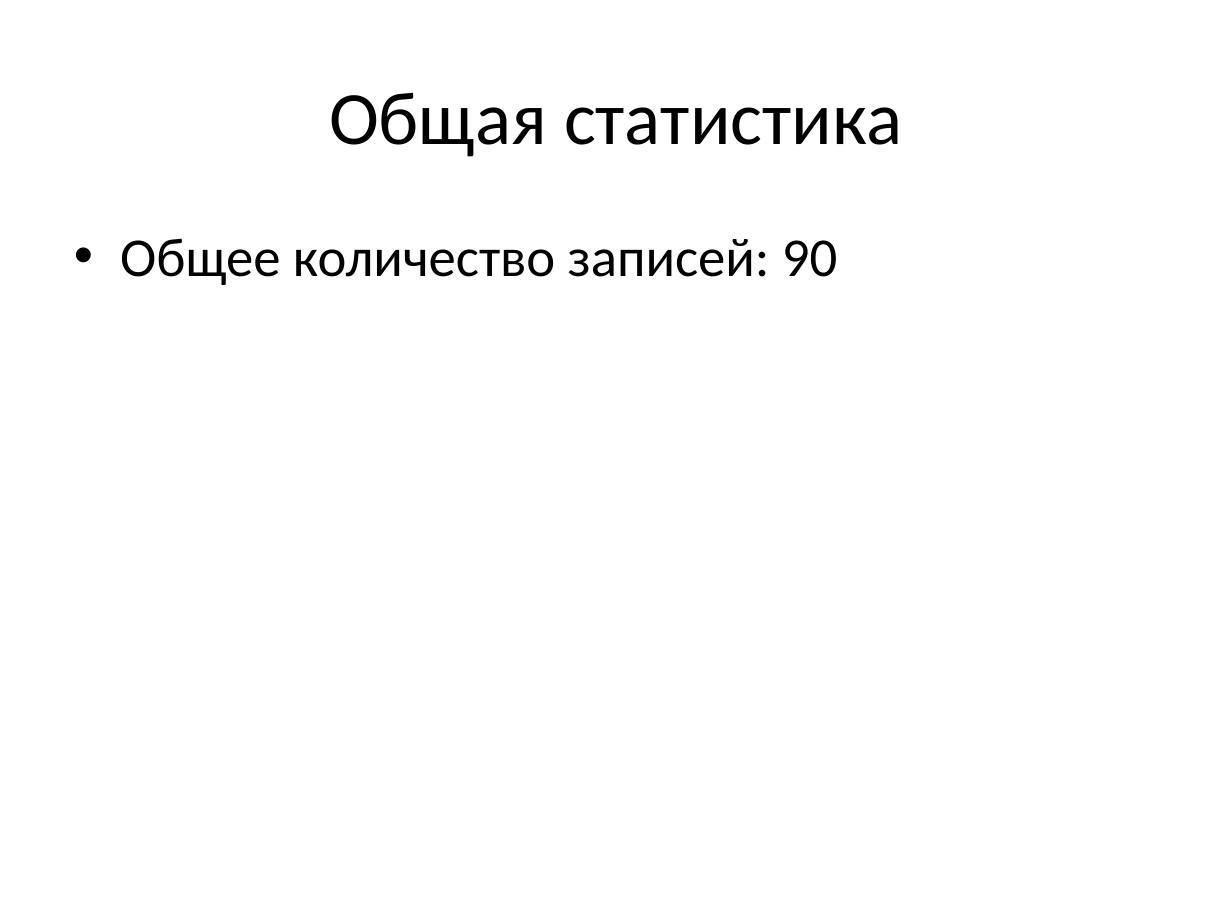
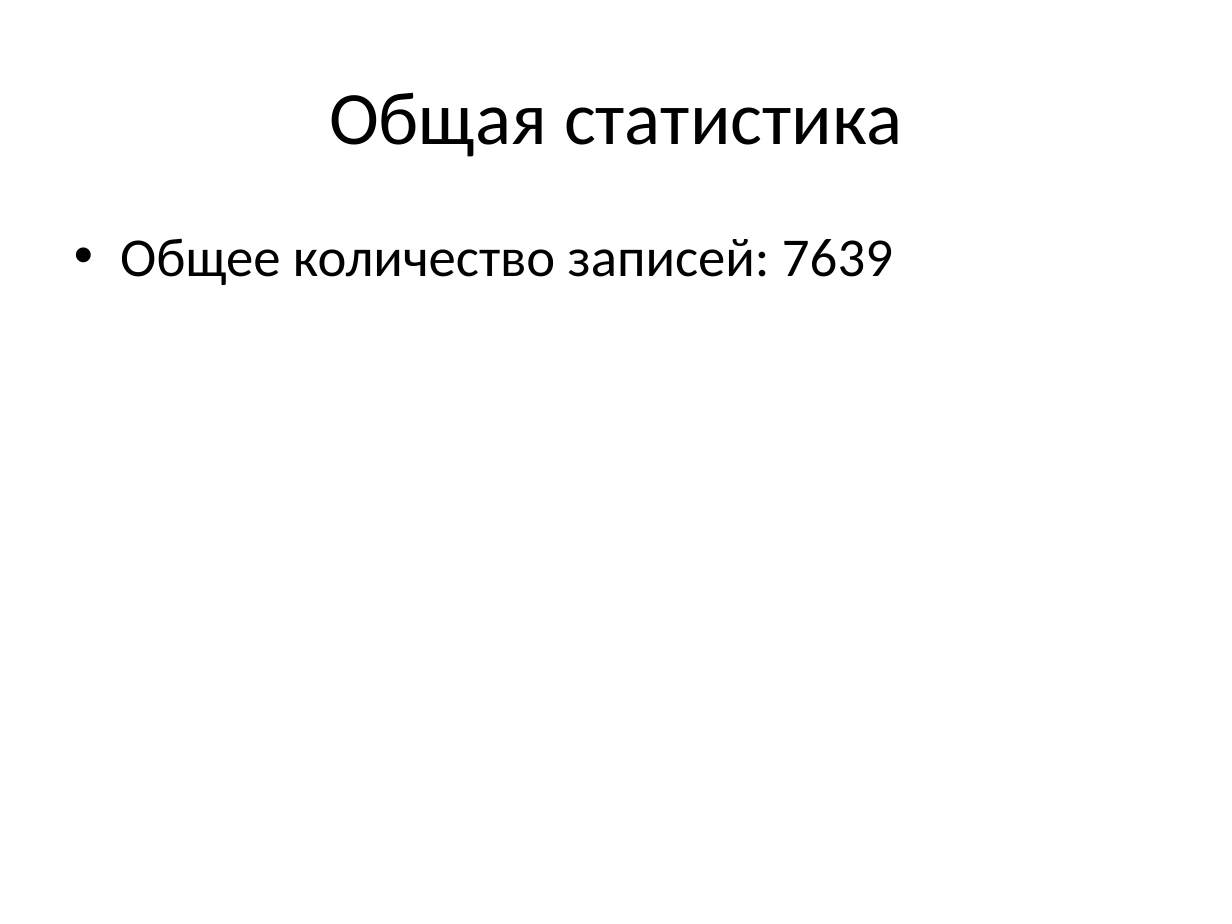
Before and after one commit to Kirill-Bovin/Sber-test, a slide deck: slide 2 of presentation.pptx. Drawn at 1232x924 pixels with LibreOffice and Linux fonts; fonts in the diff are those of the drawing. Boxes give left, top, right and bottom in pixels: in the first picture for what was removed or moved away, otherwise in the second. Text is boxed around its words. In the diff, an @@ line names an element or a change of style, - is before the commit and + after.

```diff
--- a/presentation.pptx
+++ b/presentation.pptx
@@ text at bbox=[120, 238, 893, 285]: text changed @@
-• Общее количество записей: 90
+• Общее количество записей: 7639
```
Also in this commit, not shown: 23 other files.
